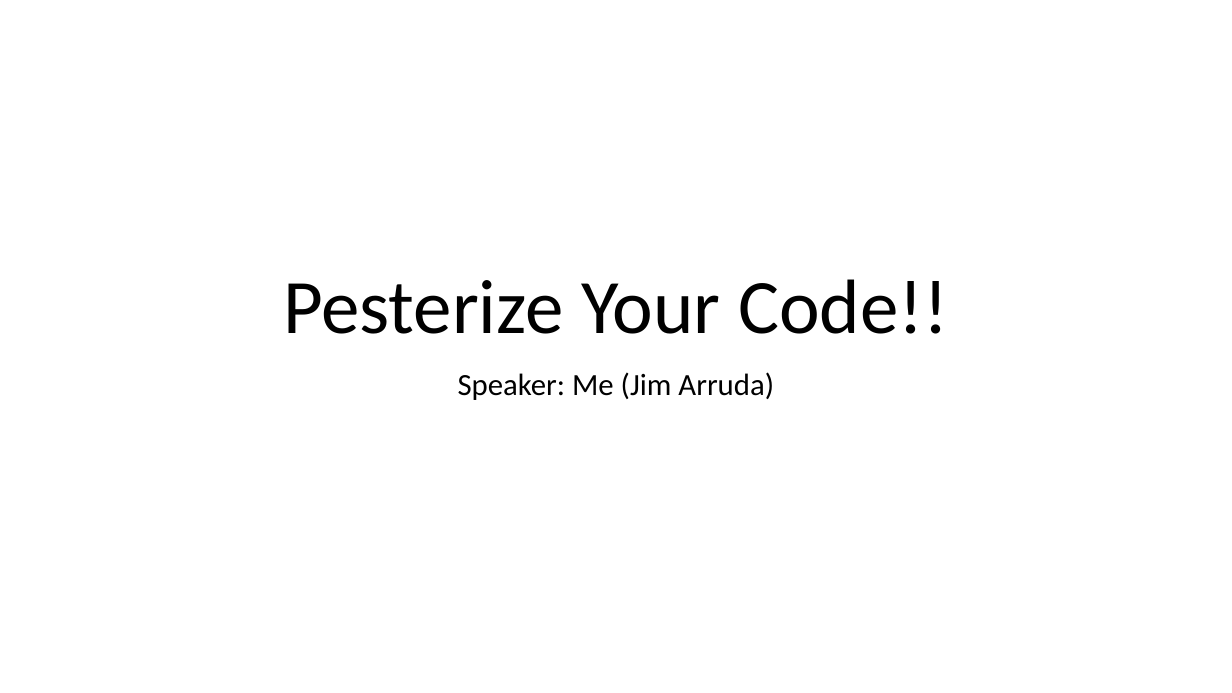
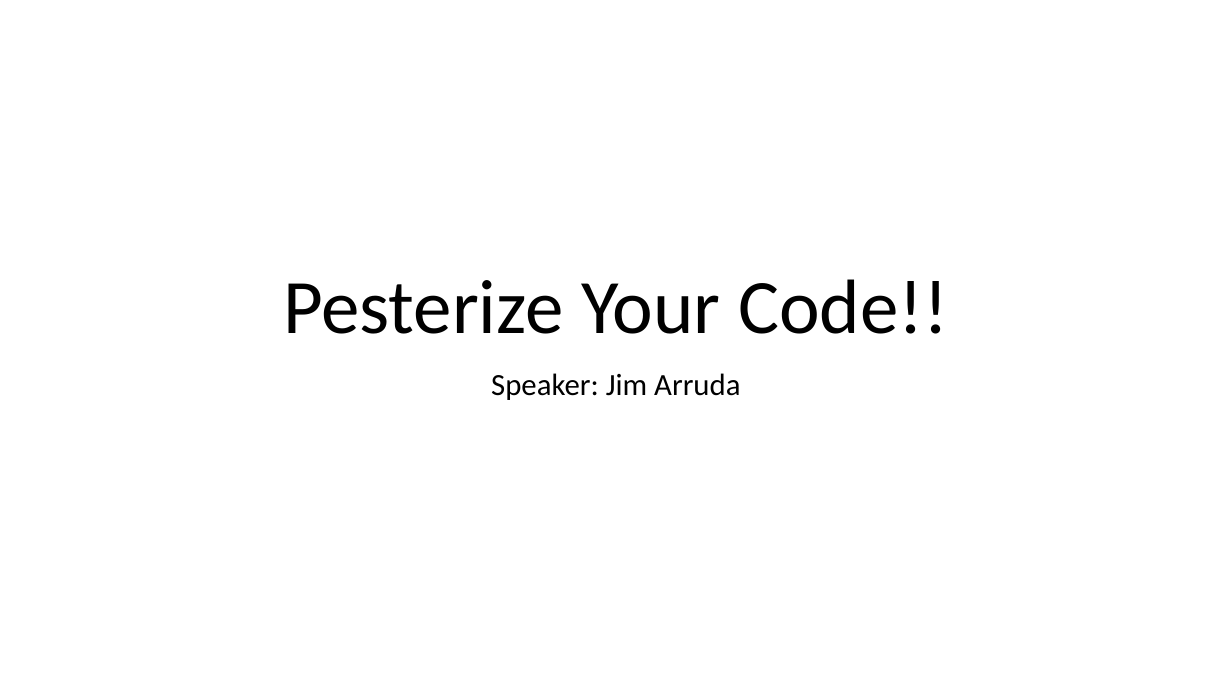
Before and after one commit to rockarruda/PesterSummitSession, a slide deck: slide 1 of Presentation/Summit-Pester.pptx. Drawn at 1232x693 pixels with LibreOffice and Linux fonts; fonts in the diff are those of the drawing; background and template pictures are left out. Boxes give left, top, right and bottom in pixels: in the first picture for what was removed or moved away, otherwise in the second. Text is boxed around its words. In the diff, an @@ line names an element or a change of style, - is before the commit and + after.

```diff
--- a/Presentation/Summit-Pester.pptx
+++ b/Presentation/Summit-Pester.pptx
@@ subtitle at box(491, 373, 740, 400): text changed @@
-Speaker: Me (Jim Arruda)
+Speaker: Jim Arruda
```
Also in this commit, not shown: 5 other slides changed.
